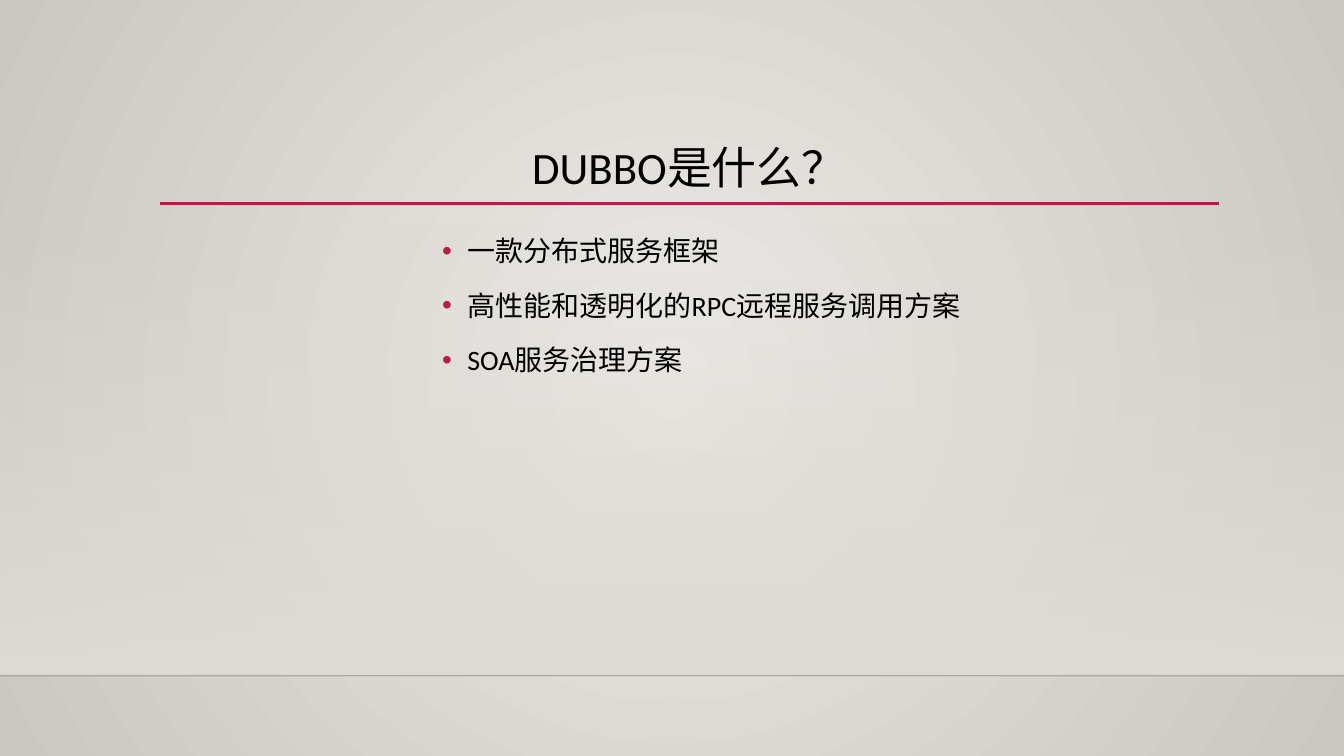
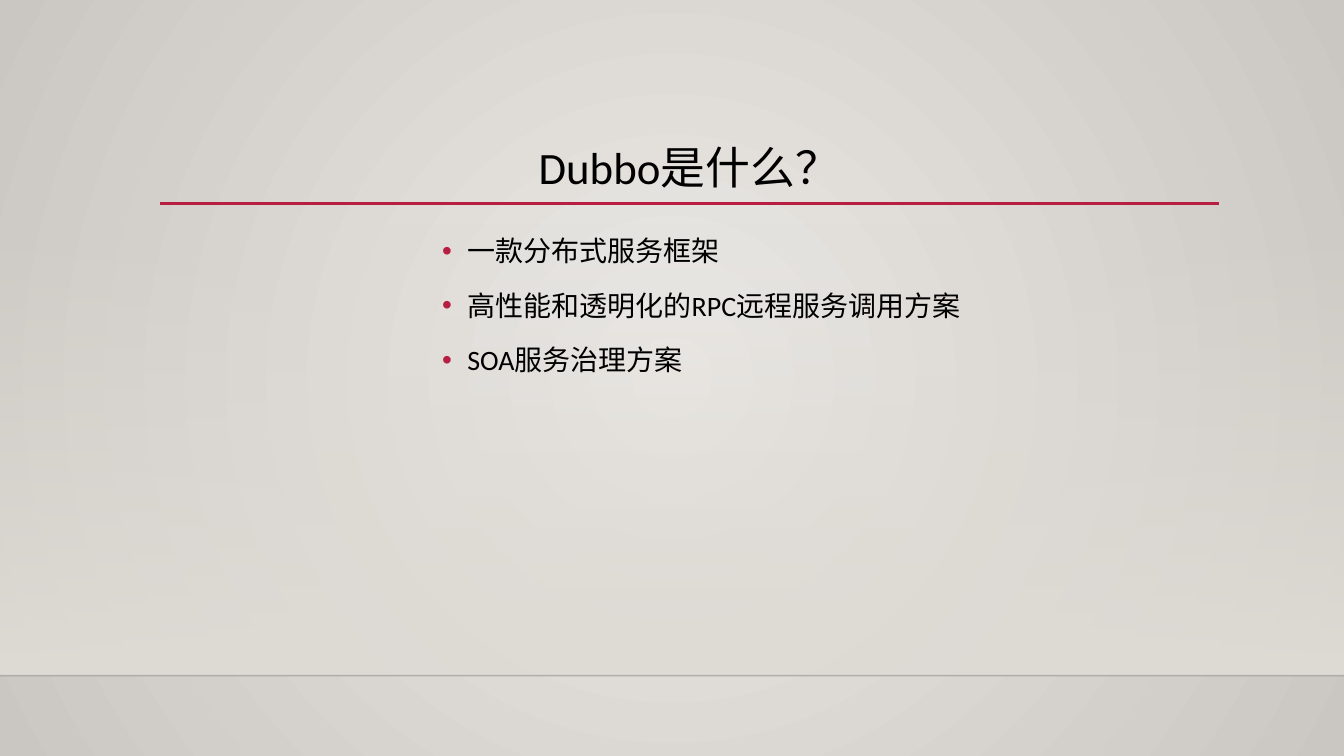
Before and after one commit to fxmayl/dubbo, a slide deck: slide 4 of 微服务架构之Dubbo入门介绍.pptx. Drawn at 1344x756 pixels with LibreOffice and Linux fonts; fonts in the diff are those of the drawing; background and template pictures are left out. Boxes give left, top, right and bottom in pixels: in the first picture for what was removed or moved away, otherwise in the second. Text is boxed around its words. In the diff, an @@ line names an element or a change of style, - is before the commit and + after.

```diff
--- a/微服务架构之Dubbo入门介绍.pptx
+++ b/微服务架构之Dubbo入门介绍.pptx
@@ title at [539, 147, 840, 188]: text changed @@
-DUBBO是什么？
+Dubbo是什么？
```
Also in this commit, not shown: 2 other slides changed.
